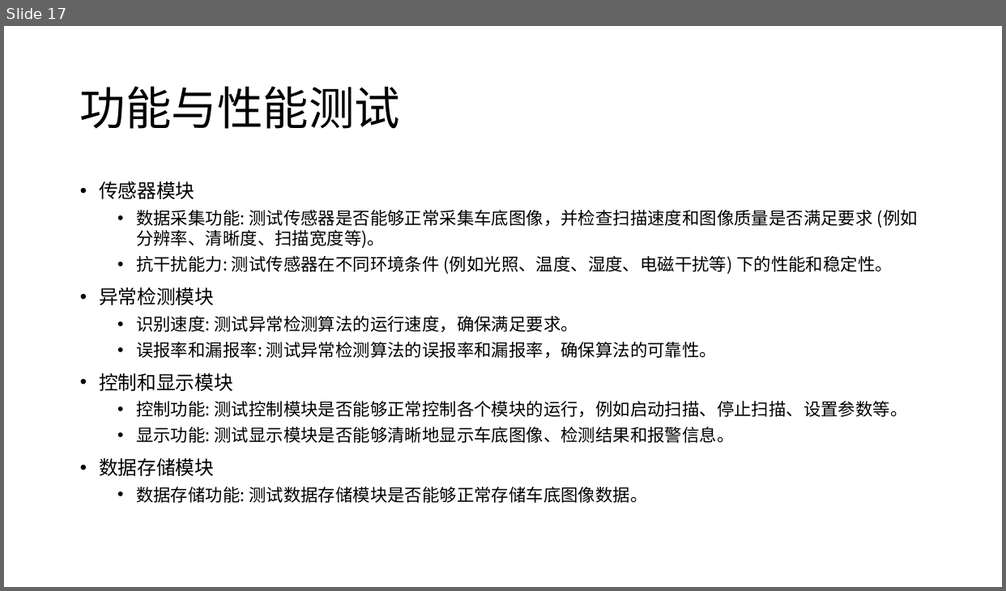
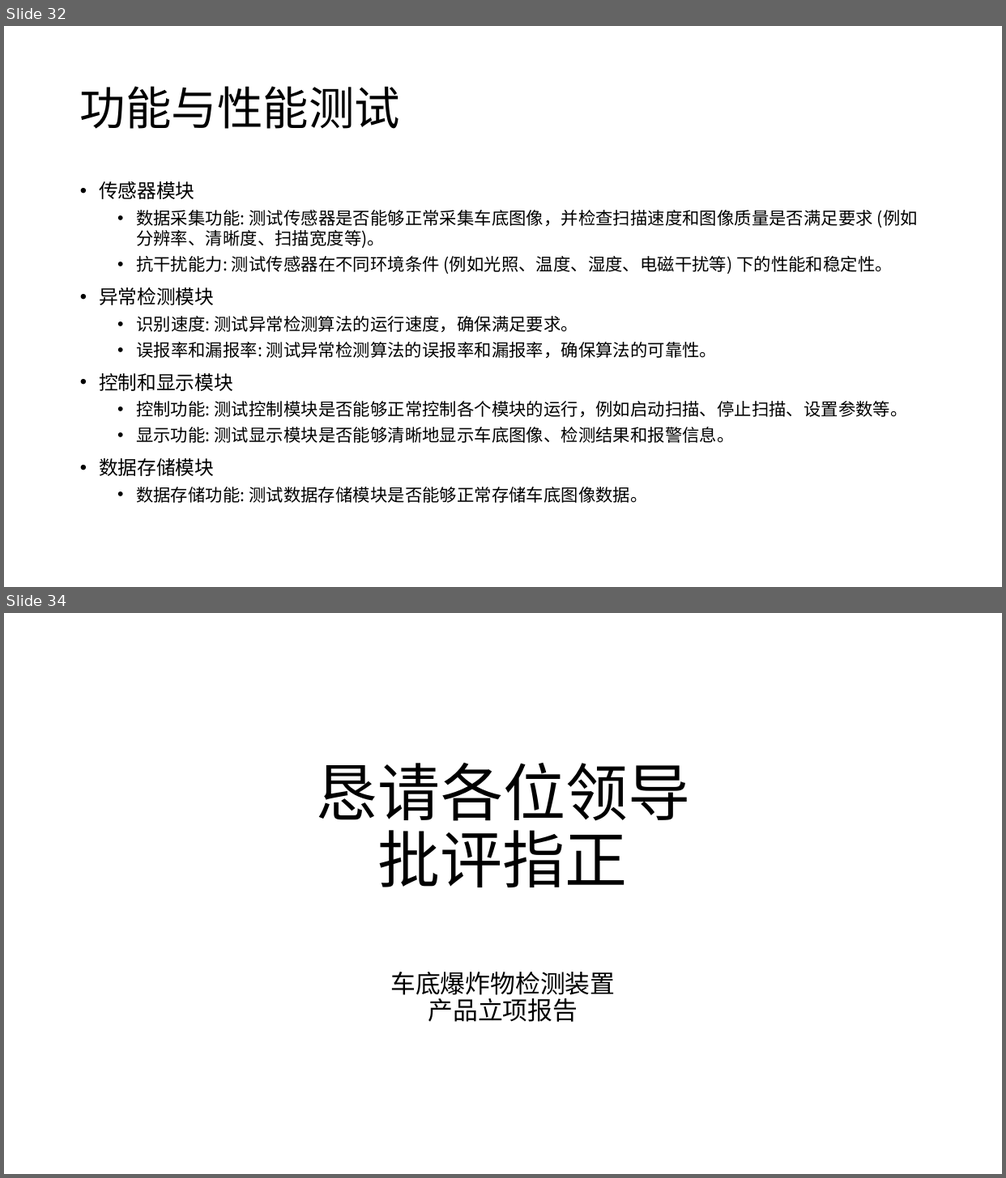
Before and after one commit to lizhenbang56/Papers, a slide deck: papers/车底检测/车底爆炸物检测装置产品立项报告.pptx. Shown one above the other, each under a label of ours: slide 17 before the commit, slides 32 and 34 after it; the slides between them are not shown. The pictures are 1006x591 and 1006x1178 pixels, drawn with LibreOffice and Linux fonts; fonts in the diff are those of the drawing. Boxes give left, top, right and bottom in pixels: in the first picture for what was removed or moved away, otherwise in the second. Text is boxed around its words. In the diff, an @@ line names an element or a change of style, - is before the commit and + after.

```diff
--- a/papers/车底检测/车底爆炸物检测装置产品立项报告.pptx
+++ b/papers/车底检测/车底爆炸物检测装置产品立项报告.pptx
@@ slide 34 added at bbox=[4, 613, 1002, 1174], background #FFFFFF @@
@@ title added at bbox=[316, 763, 690, 888], 60 pt, text #000000 @@
+恳请各位领导
+批评指正
@@ subtitle added at bbox=[390, 972, 615, 1022], 24 pt, text #000000 @@
+车底爆炸物检测装置
+产品立项报告
@@ what was slide 17 is now slide 32 @@
```
Also in this commit, not shown: 16 other slides added, 37 other files.
